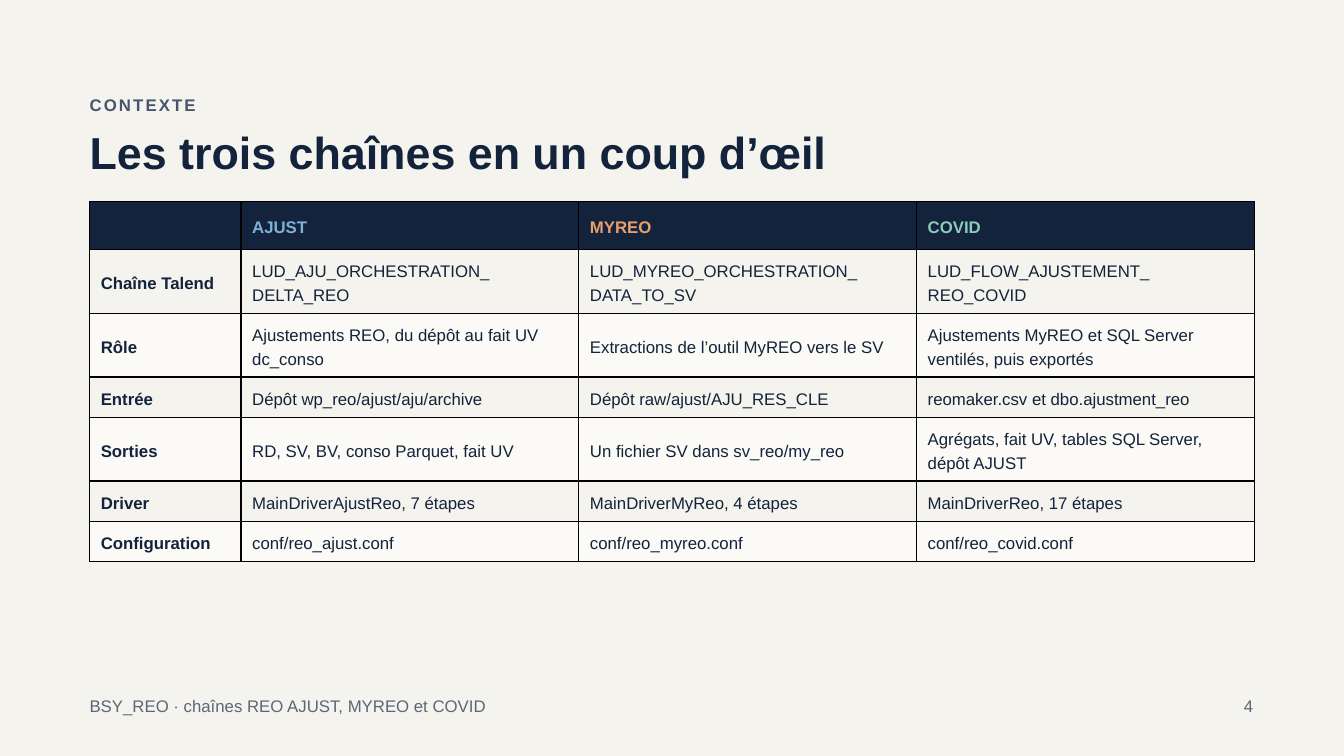
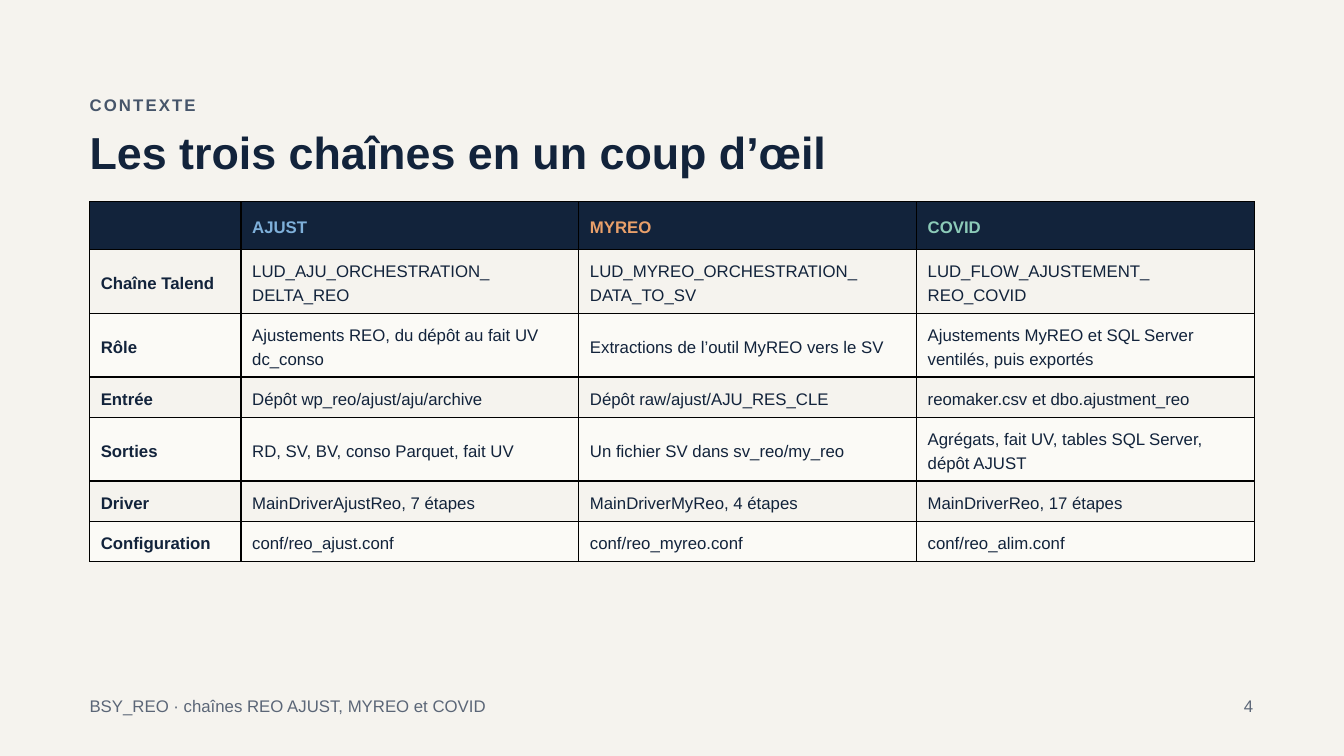
Before and after one commit to mlamouchi001/REO_SCALA, a slide deck: slide 4 of docs/Presentation_BSY_REO.pptx. Drawn at 1344x756 pixels with LibreOffice and Linux fonts; fonts in the diff are those of the drawing. Boxes give left, top, right and bottom in pixels: in the first picture for what was removed or moved away, otherwise in the second. Text is boxed around its words. In the diff, an @@ line names an element or a change of style, - is before the commit and + after.

Commit message:
Renomme la configuration de la chaîne COVID en conf/reo_alim.conf

```diff
--- a/docs/Presentation_BSY_REO.pptx
+++ b/docs/Presentation_BSY_REO.pptx
@@ table at [90,202,1254,557] @@
-row 7, column 4: conf/reo_covid.conf
+row 7, column 4: conf/reo_alim.conf
```
Also in this commit, not shown: 2 other slides changed, 11 other files.
